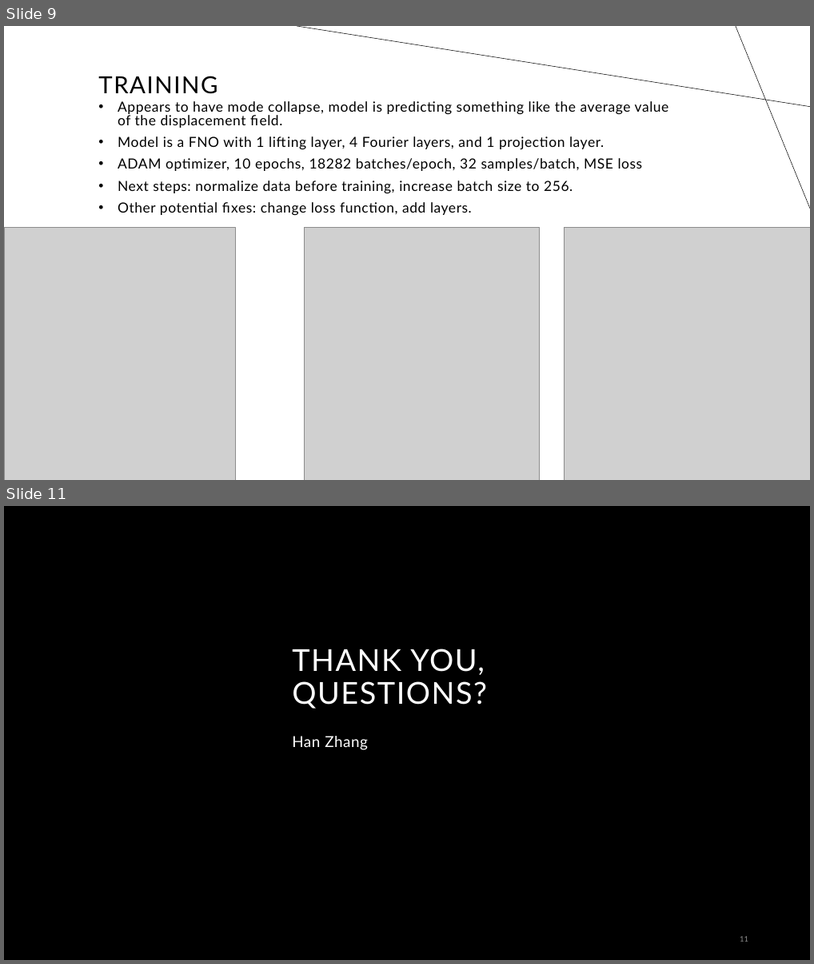
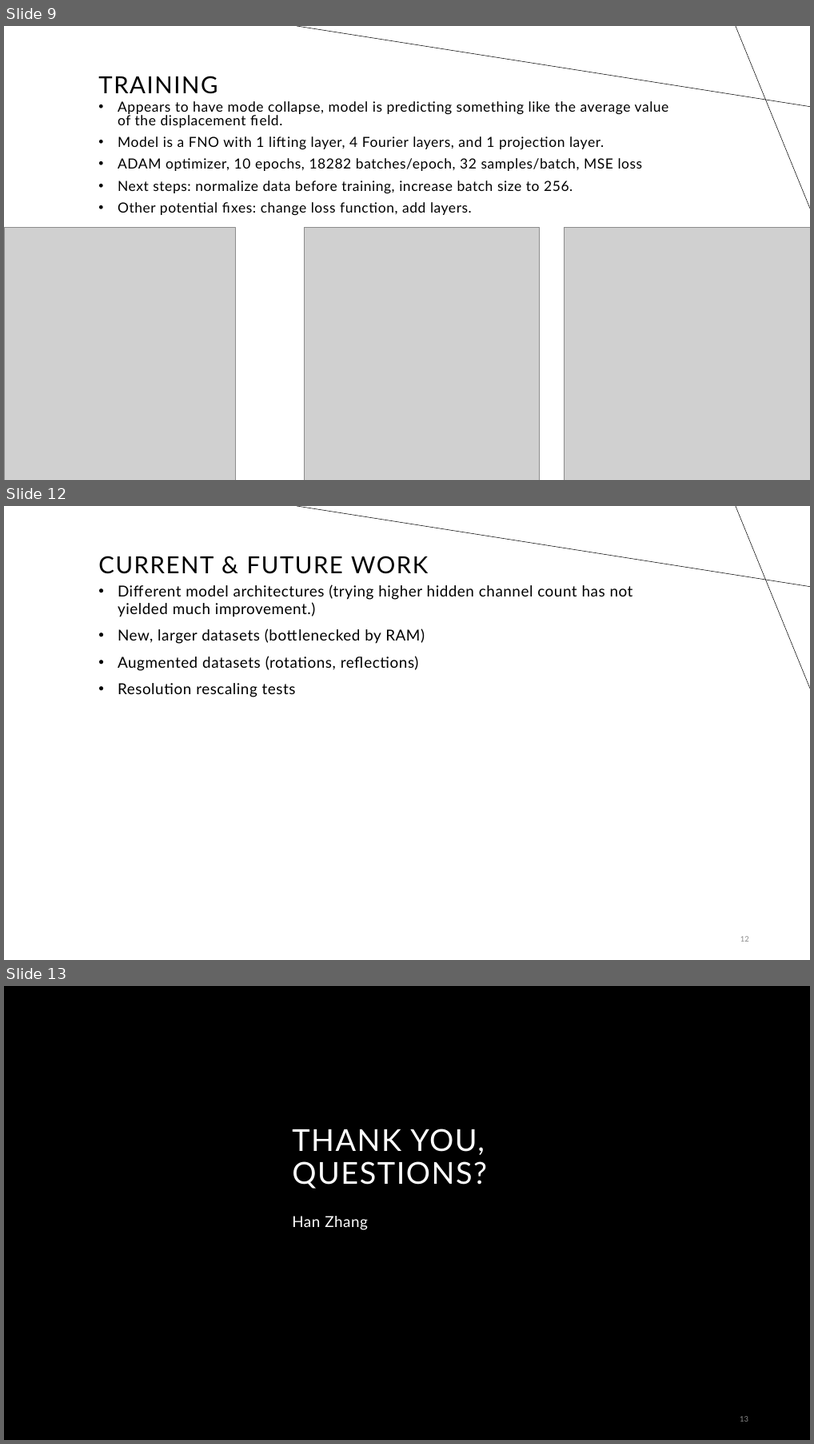
Before and after one commit to trutheresy/NO-2D-Metamaterials, a slide deck: Fourier Neural Operators.pptx. Shown one above the other, each under a label of ours: slides 9 and 11 before the commit, slides 9, 12 and 13 after it; the slides between them are not shown. The pictures are 814x964 and 814x1444 pixels, drawn with LibreOffice and Linux fonts; fonts in the diff are those of the drawing; grey boxes stand for pictures; background and template pictures are left out. Boxes give left, top, right and bottom in pixels: in the first picture for what was removed or moved away, otherwise in the second. Text is boxed around its words. In the diff, an @@ line names an element or a change of style, - is before the commit and + after.

```diff
--- a/Fourier Neural Operators.pptx
+++ b/Fourier Neural Operators.pptx
@@ slide 12 added at <box>4,506,810,960</box>, background #FFFFFF; not listed: 2 template elements that a slide beside it also shows @@
@@ title added at <box>98,556,428,574</box>, 28 pt, text #000000 @@
+CURRENT & FUTURE WORK
@@ text added at <box>118,584,634,697</box>, 18 pt, text #000000 @@
+• Different model architectures (trying higher hidden channel count has not yielded much improvement.)
+• New, larger datasets (bottlenecked by RAM)
+• Augmented datasets (rotations, reflections)
+• Resolution rescaling tests
@@ page number added at <box>741,936,750,941</box>, 9 pt, text #8C8C8C @@
+12
@@ what was slide 11 is now slide 13 @@
@@ page number at <box>740,1416,749,1421</box>: text changed @@
-11
+13
```
Also in this commit, not shown: 2 slides changed, 1 other slide added, 13 other files.
